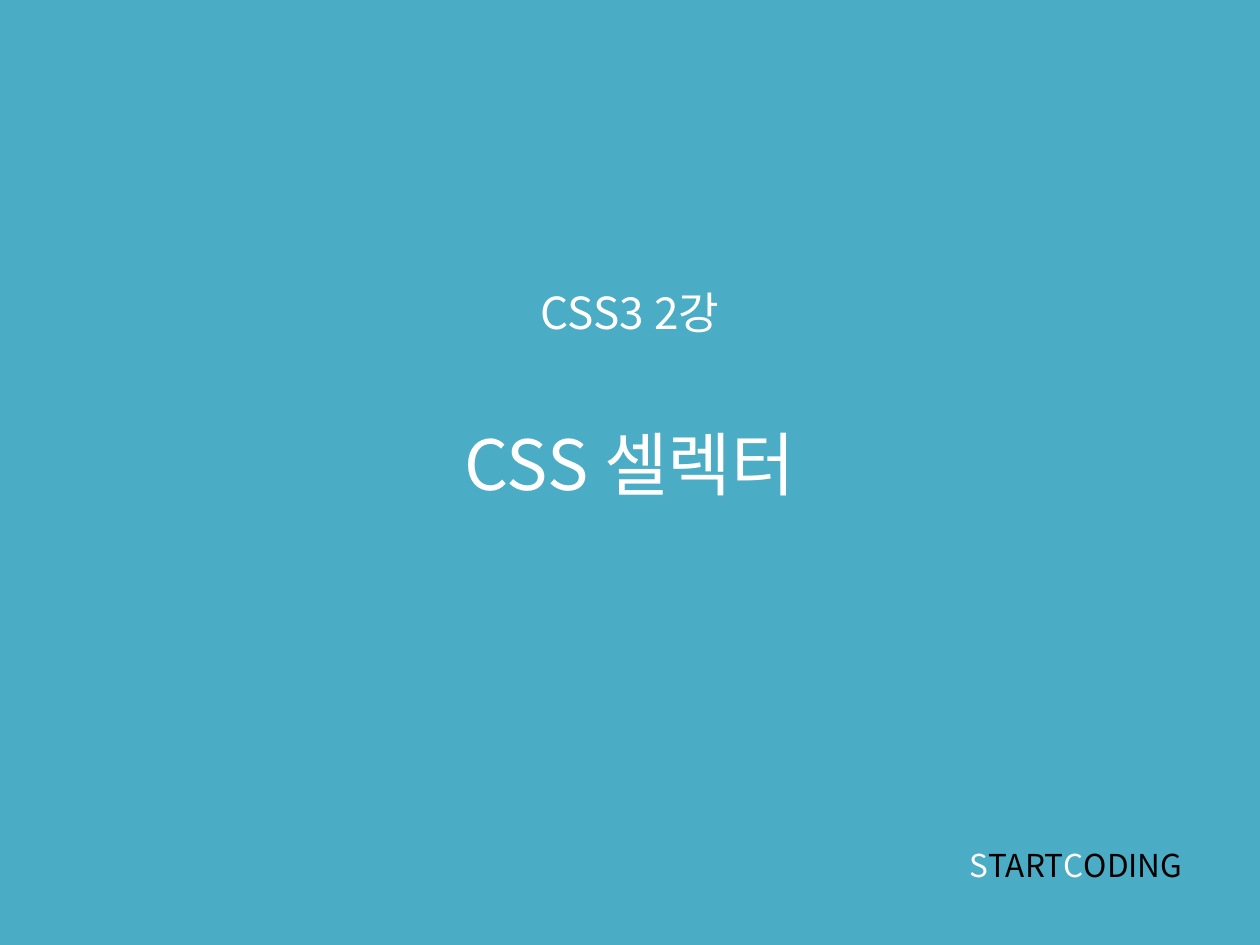
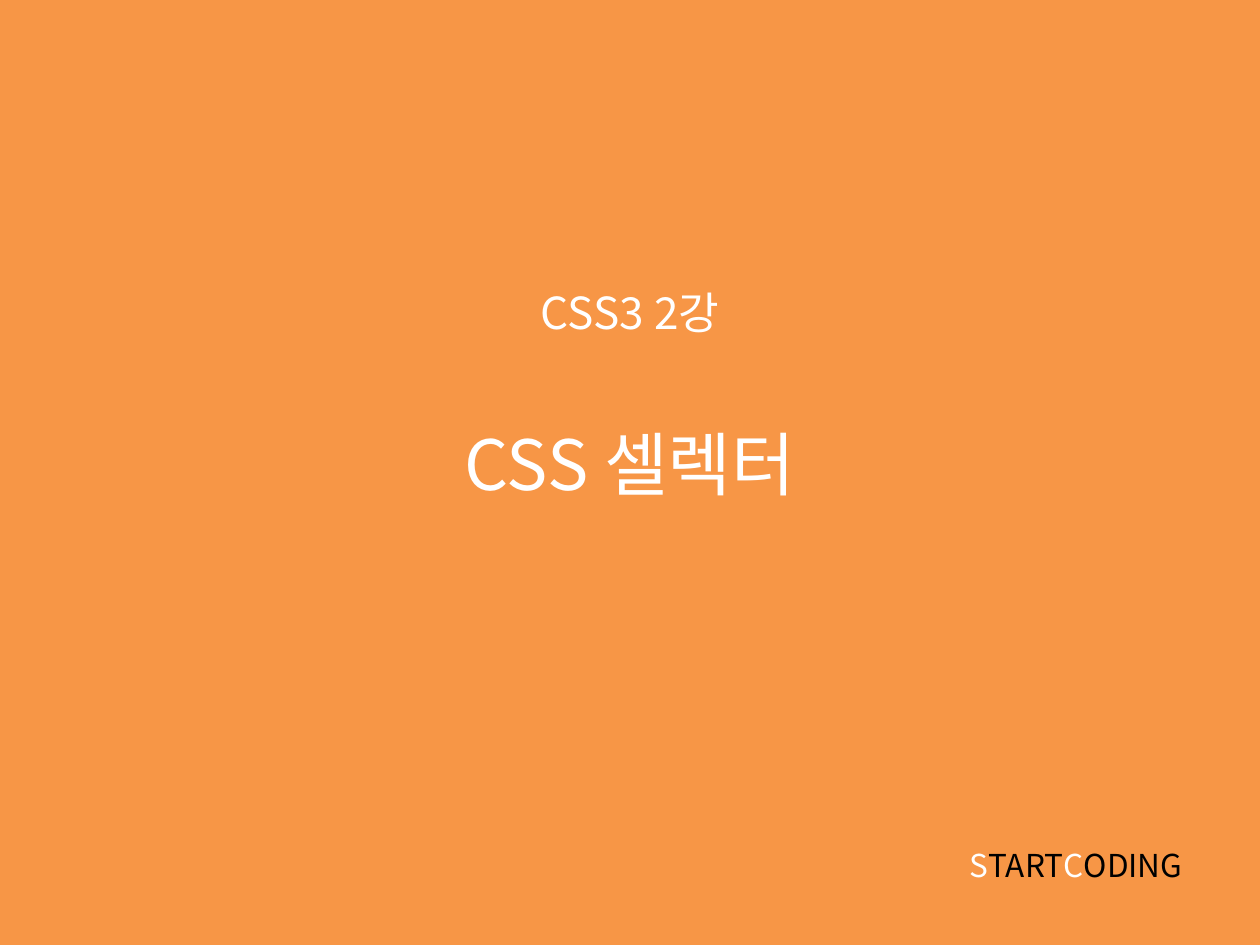
Before and after one commit to kwonkijun/web, a slide deck: slide 1 of 프론트엔드기초(PPT)/CSS3 2강_CSS 셀렉터.pptx. Drawn at 1260x945 pixels with LibreOffice and Linux fonts; fonts in the diff are those of the drawing. Boxes give left, top, right and bottom in pixels: in the first picture for what was removed or moved away, otherwise in the second. Text is boxed around its words. In the diff, an @@ line names an element or a change of style, - is before the commit and + after.

```diff
--- a/프론트엔드기초(PPT)/CSS3 2강_CSS 셀렉터.pptx
+++ b/프론트엔드기초(PPT)/CSS3 2강_CSS 셀렉터.pptx
@@ background #4BACC6 to #F79646 @@
```
Also in this commit, not shown: 9 other slides changed, 29 other files.
